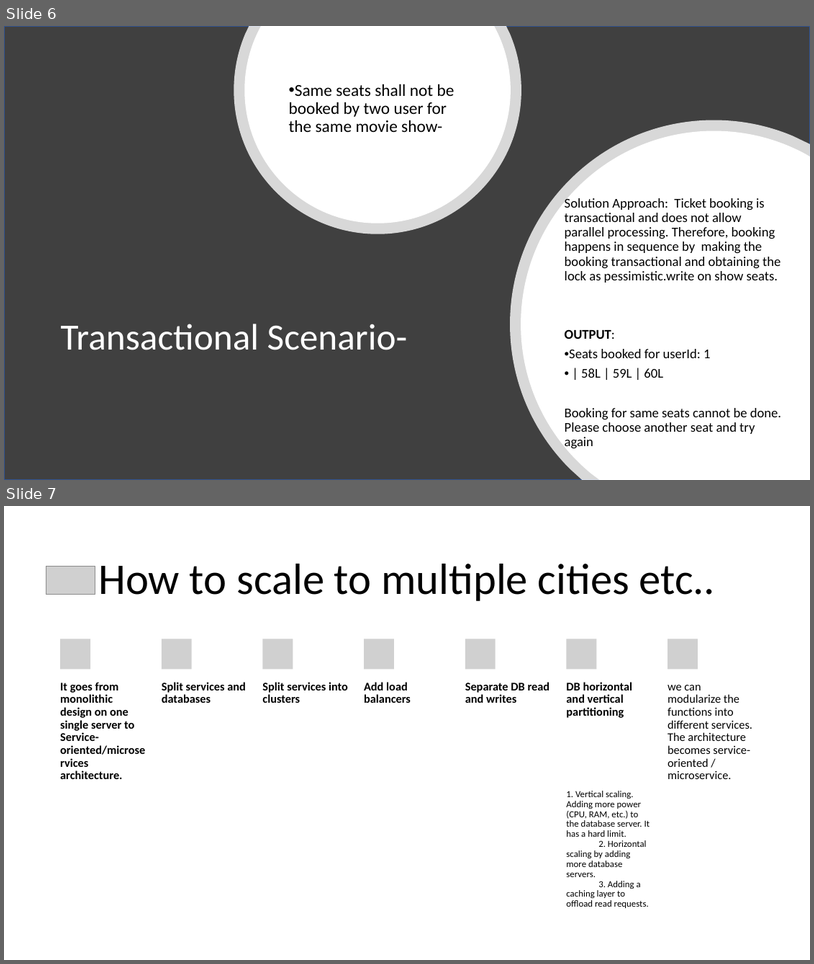
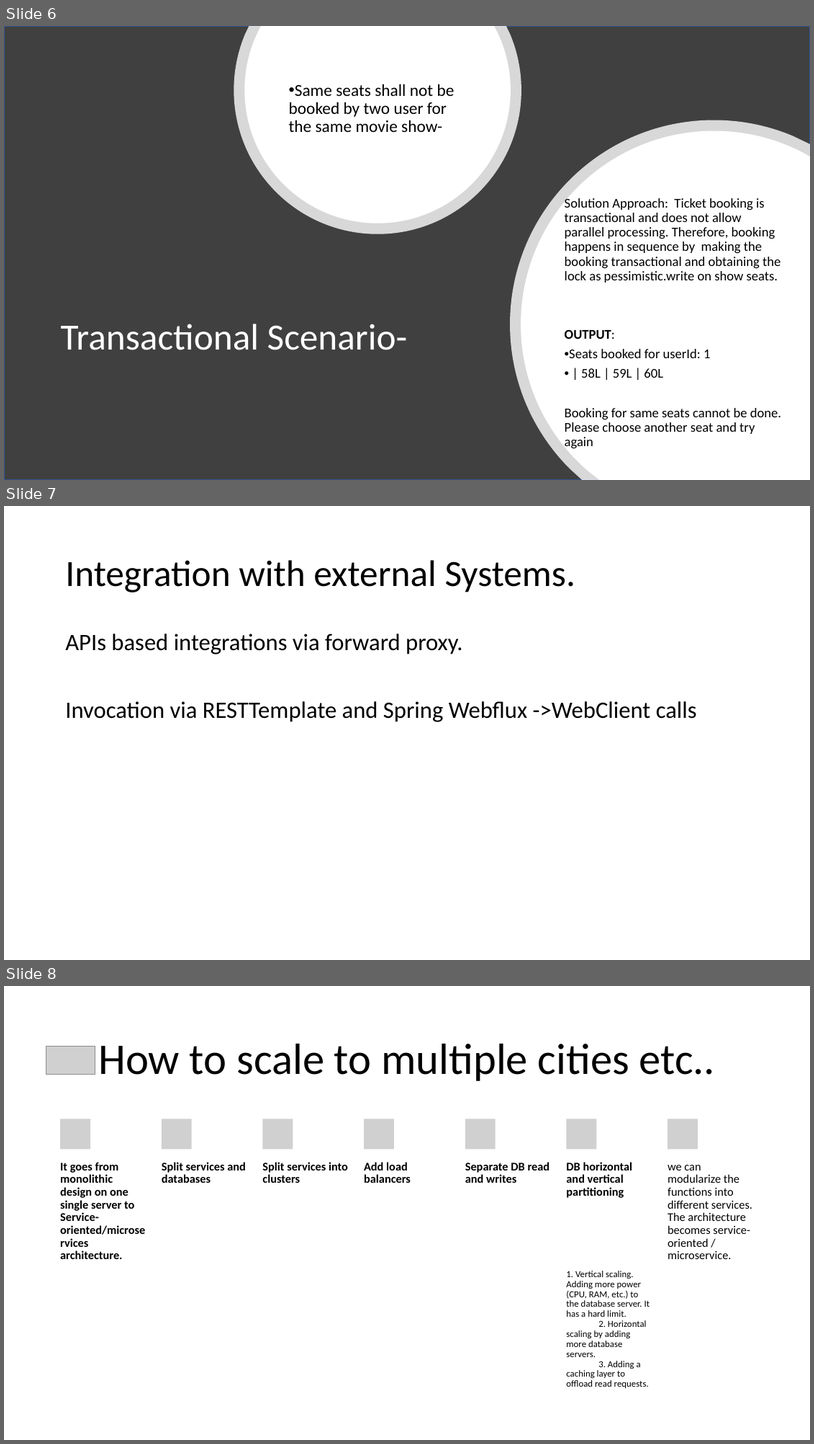
Before and after one commit to guneetbh/bookmyshow, a slide deck: Documents/Booking_Platform_Problem.pptx. Shown one above the other, each under a label of ours: slides 6 and 7 before the commit, slides 6, 7 and 8 after it. The pictures are 814x964 and 814x1444 pixels, drawn with LibreOffice and Linux fonts; fonts in the diff are those of the drawing; grey boxes stand for pictures. Boxes give left, top, right and bottom in pixels: in the first picture for what was removed or moved away, otherwise in the second. Text is boxed around its words. In the diff, an @@ line names an element or a change of style, - is before the commit and + after.

```diff
--- a/Documents/Booking_Platform_Problem.pptx
+++ b/Documents/Booking_Platform_Problem.pptx
@@ slide 7 added at <box>4,506,810,960</box>, background #FFFFFF @@
@@ title added at <box>65,560,576,592</box>, 44 pt, text #000000 @@
+Integration with external Systems.
@@ text added at <box>65,633,697,722</box>, 28 pt, text #000000 @@
+APIs based integrations via forward proxy.
+Invocation via RESTTemplate and Spring Webflux ->WebClient calls
@@ what was slide 7 is now slide 8 @@
```
Also in this commit, not shown: 3 slides changed, 2 other slides added.
